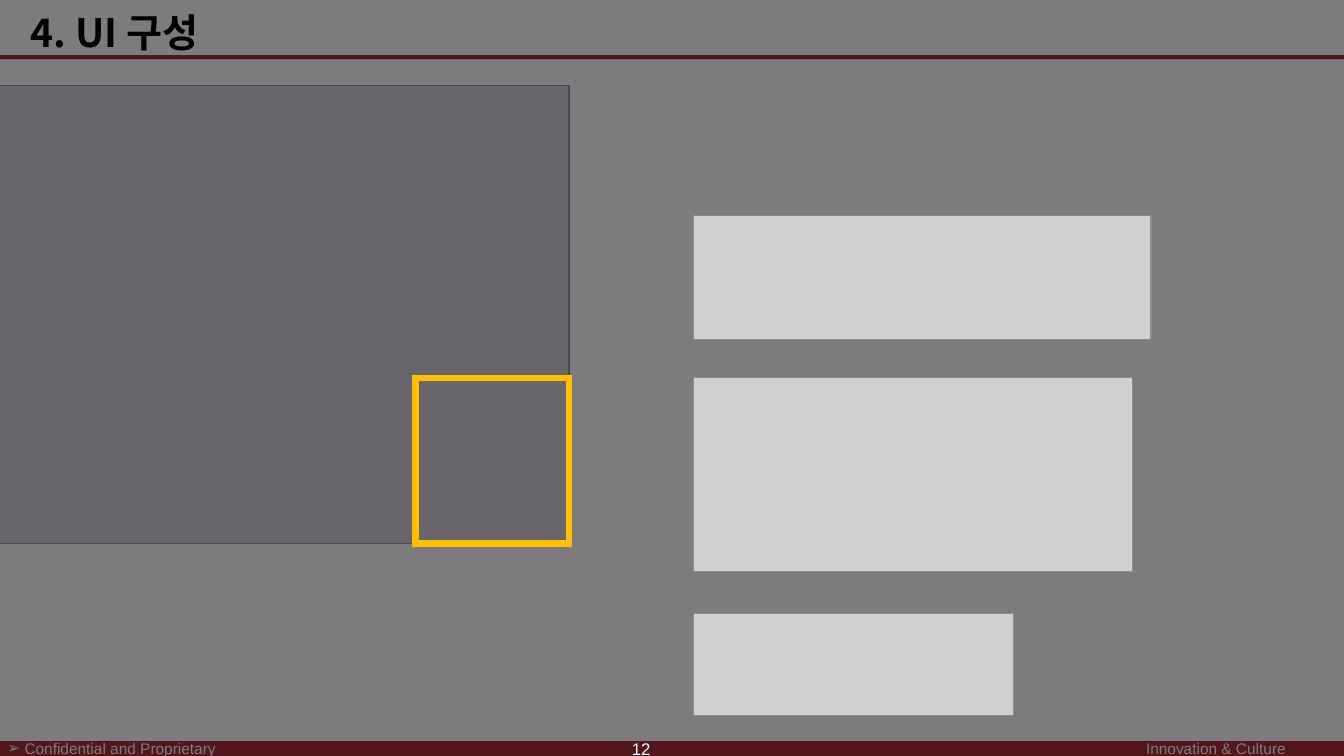
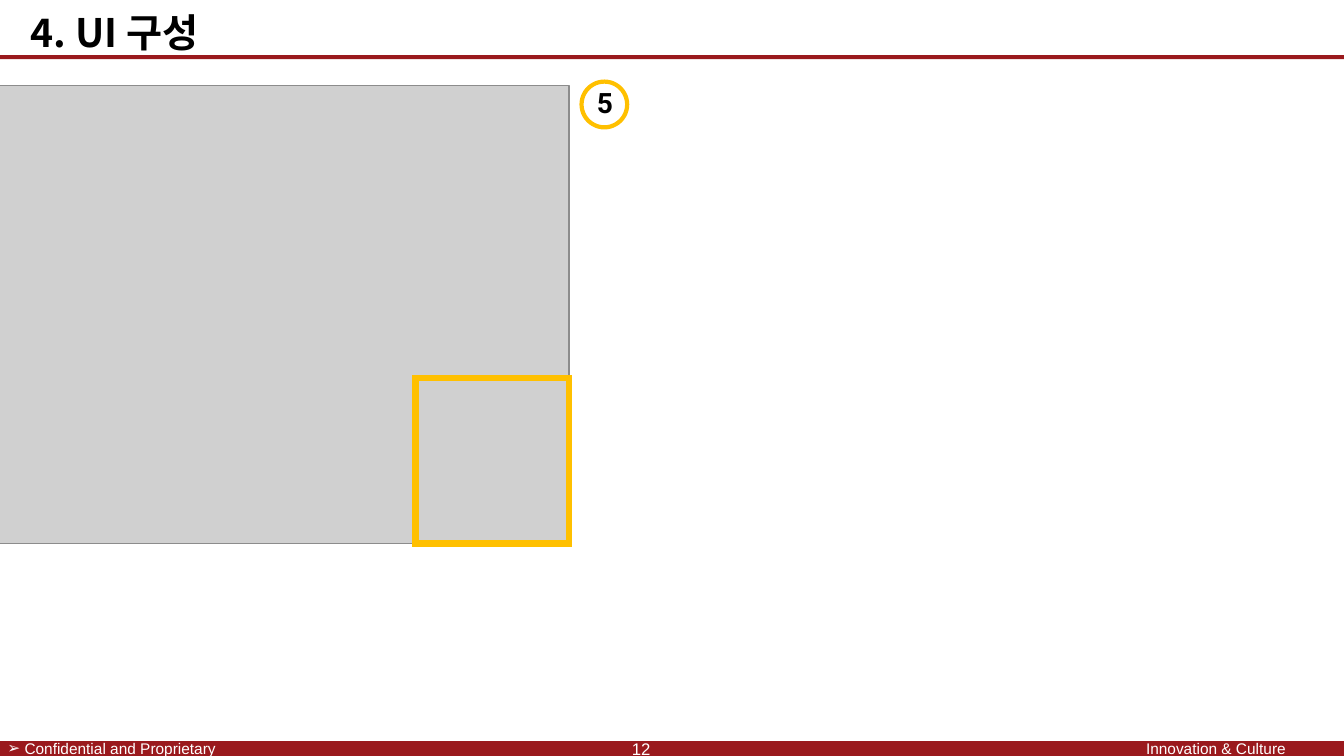
Before and after one commit to SaintSeong/JusungProject, a slide deck: slide 24 of A조 발표/A조 발표 최종.pptx (slide 20 before the commit). Drawn at 1344x756 pixels with LibreOffice and Linux fonts; fonts in the diff are those of the drawing; grey boxes stand for pictures; background and template pictures are left out. Boxes give left, top, right and bottom in pixels: in the first picture for what was removed or moved away, otherwise in the second. Text is boxed around its words. In the diff, an @@ line names an element or a change of style, - is before the commit and + after.

```diff
--- a/A조 발표/A조 발표 최종.pptx
+++ b/A조 발표/A조 발표 최종.pptx
@@ rectangle removed at [0, 0, 1344, 756] @@
@@ ellipse added at [582, 82, 627, 127], outline #FFC000 3 pt @@
@@ text added at [597, 93, 613, 114], 20 pt, text #000000, bold @@
+5
@@ picture removed at [694, 216, 1151, 340] @@
@@ picture removed at [694, 378, 1133, 572] @@
@@ picture removed at [694, 613, 1014, 715] @@
```
Also in this commit, not shown: 7 other slides changed, 5 slides added, 1 other file.
